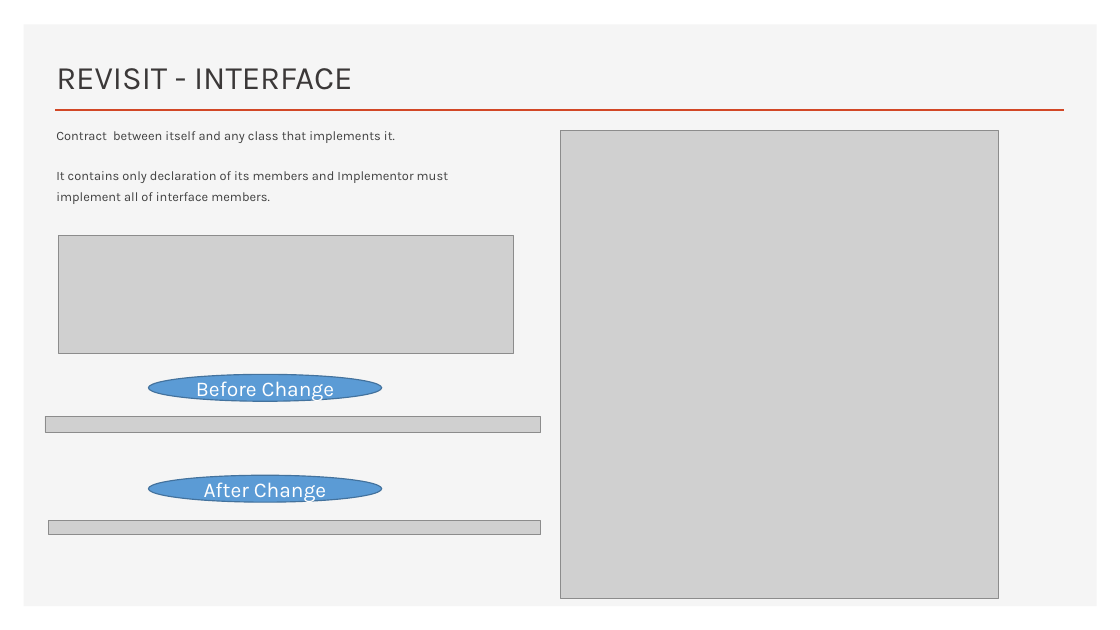
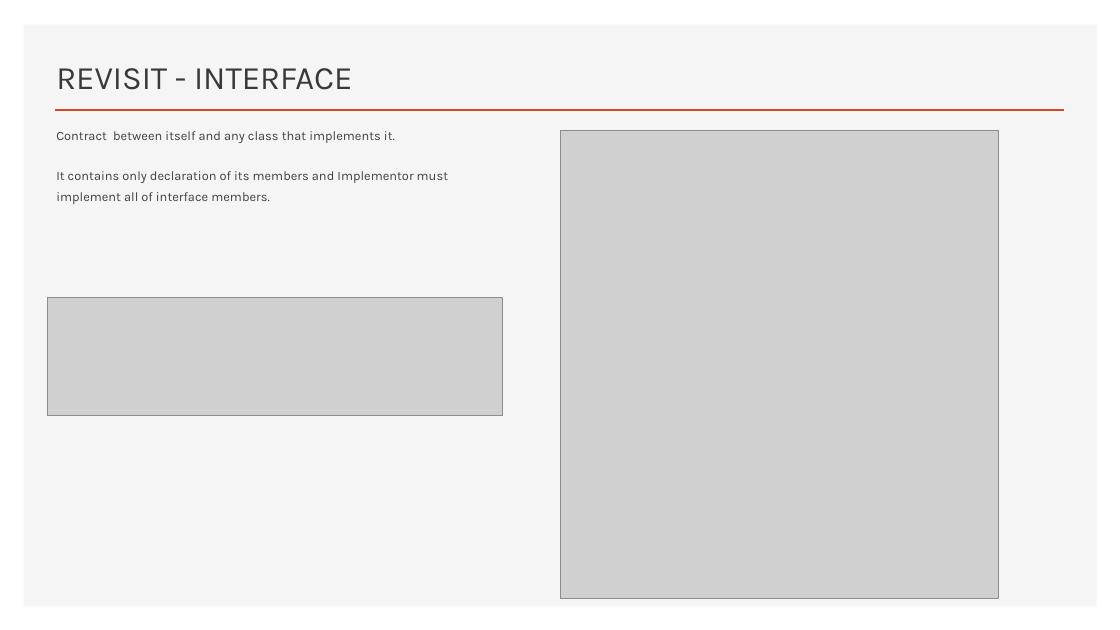
Before and after one commit to jatinrdave/SOLIDPRINCIPLESDEMO, a slide deck: slide 7 of SOLID PRINCIPLES_NEW.pptx (slide 6 before the commit). Drawn at 1120x630 pixels with LibreOffice and Linux fonts; fonts in the diff are those of the drawing; grey boxes stand for pictures. Boxes give left, top, right and bottom in pixels: in the first picture for what was removed or moved away, otherwise in the second. Text is boxed around its words. In the diff, an @@ line names an element or a change of style, - is before the commit and + after.

```diff
--- a/SOLID PRINCIPLES_NEW.pptx
+++ b/SOLID PRINCIPLES_NEW.pptx
@@ picture: place and size @@
-picture at bbox=[59, 235, 513, 353]
+picture at bbox=[48, 297, 502, 415]
@@ ellipse removed at bbox=[149, 375, 382, 402] @@
-Before Change
@@ picture removed at bbox=[45, 416, 541, 432] @@
@@ ellipse removed at bbox=[149, 476, 382, 502] @@
-After Change
@@ picture removed at bbox=[49, 521, 540, 535] @@
```
Also in this commit, not shown: 4 other slides changed, 1 slide added, 3 other files.
